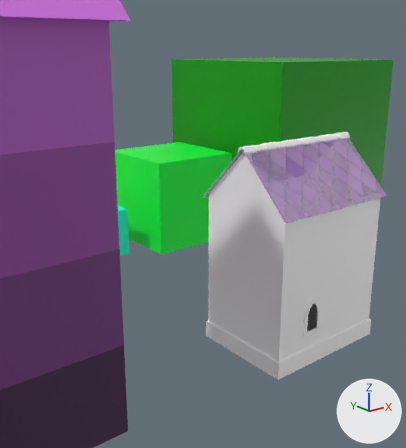
Before and after pictures for a commit that changed the FBX model models/small_house_005.fbx.
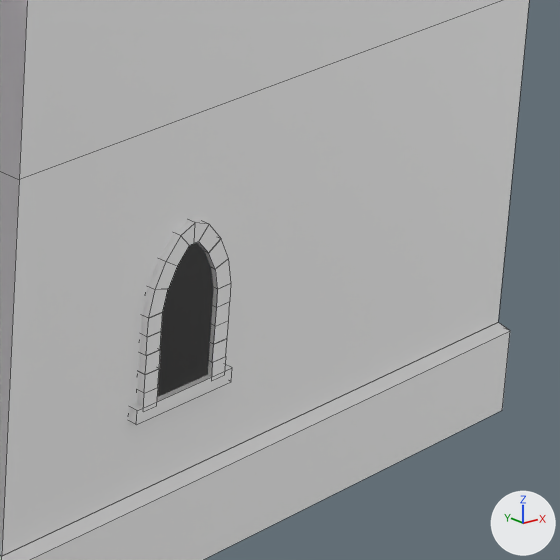
Each version is shown from a camera (50 mm lens) standing at (-11.95, -10.67, 8.57) and looking at (-2.69, 0.9, 3.94), then close up on the part from 69% to 94% of the width and 58% to 81% of the height. The axes (+X, +Y, +Z) are drawn at lower right. The lights are the same throughout. The older version's two pictures come first. The close-ups show mesh edges as thin lines. Where no turn or scale is listed for an object, it has been applied to the vertices. Vertices at exactly the same position are counted once.

In view in the first close-up: 'Arched_window.001', 'Moss_Foundation', 'Plaster_Wall', 'Stone_Wall'.
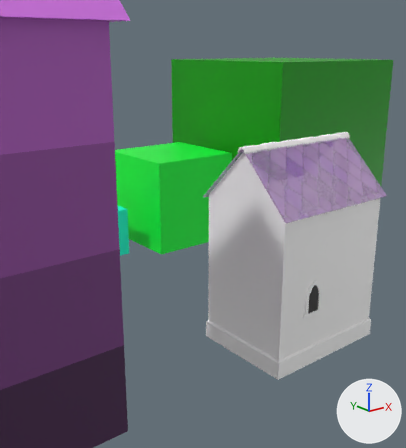
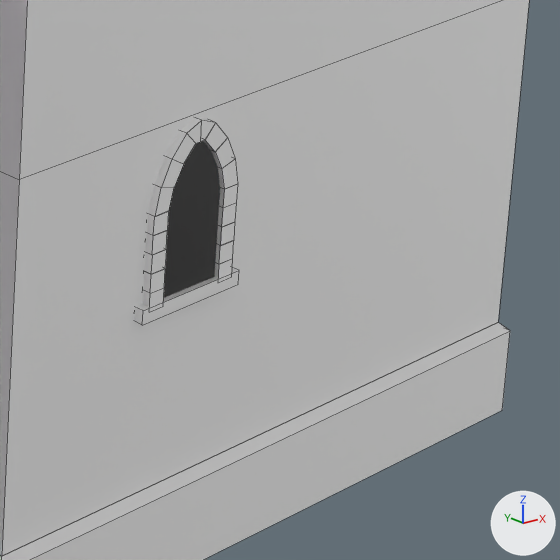
Where the newer file only moved an object's origin or applied its transform, the numbers keep the older frame.

Boxes (x1, y1, x2, y2) around the edits, measured in the close-ups (560 x 560 px):
'Arched_window.001', moved: before (129, 220, 232, 425); after (135, 118, 239, 325)

The change in detail:
me_cube_049 is used by ob_arched_window_001; location (0.0, 0.0, 0.0).
me_cube_049 had 150 vertices, 112 faces and spanned x -1.115..-0.391, y -1.547..-1.49, z 0.986..1.982.
me_cube_049 now has 150 vertices, 112 faces and spans x -1.115..-0.391, y -1.547..-1.49, z 1.536..2.532.
me_cube_049 part 1: the whole mesh is moved by (0.0, 0.0, 0.55).
